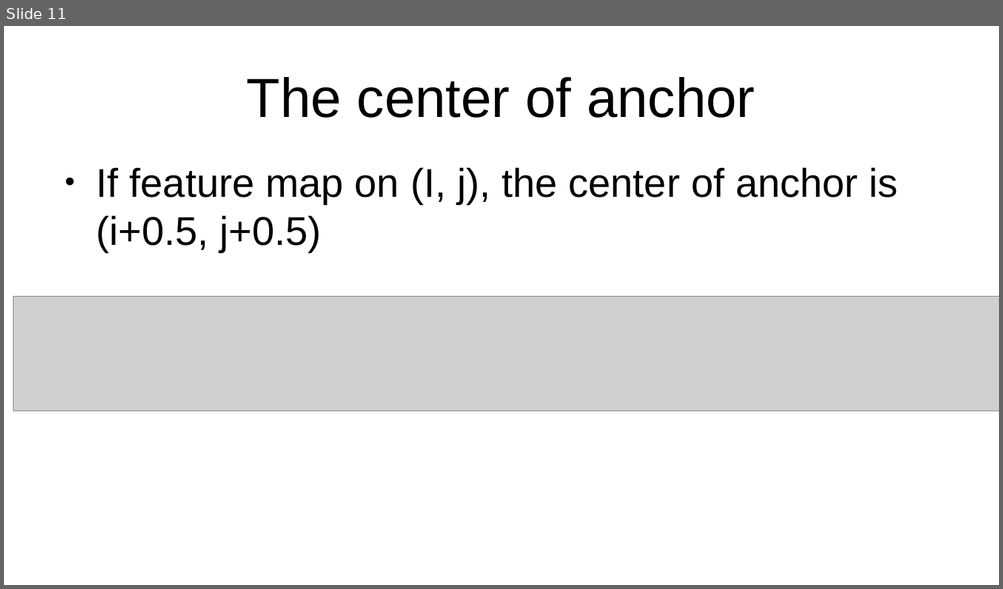
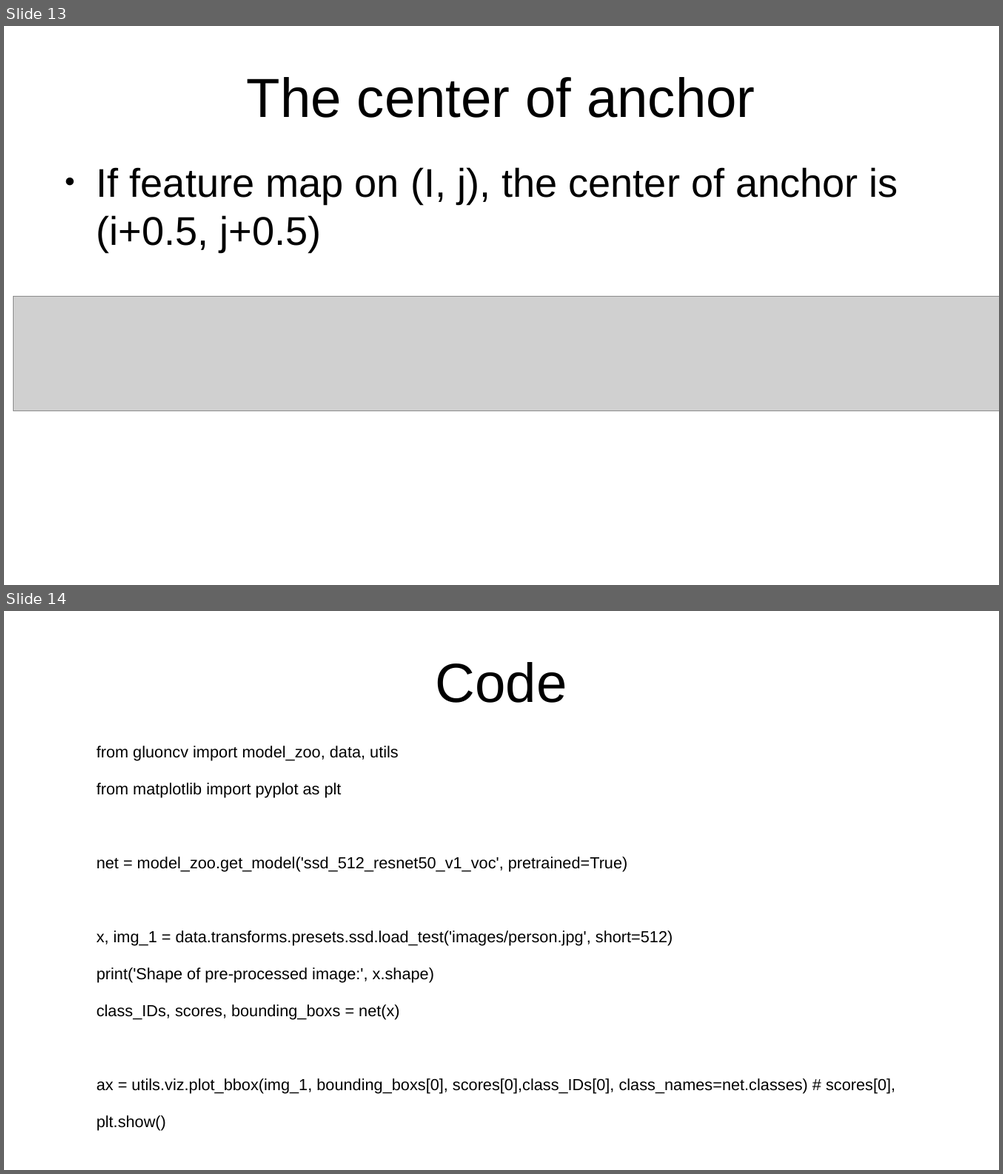
Before and after one commit to MinTimmy/MXNET, a slide deck: Final_Report/Report/Report1.odp. Shown one above the other, each under a label of ours: slide 11 before the commit, slides 13 and 14 after it. The pictures are 1003x589 and 1003x1174 pixels, drawn with LibreOffice and Linux fonts; fonts in the diff are those of the drawing; grey boxes stand for pictures. Boxes give left, top, right and bottom in pixels: in the first picture for what was removed or moved away, otherwise in the second. Text is boxed around its words. In the diff, an @@ line names an element or a change of style, - is before the commit and + after.

```diff
--- a/Final_Report/Report/Report1.odp
+++ b/Final_Report/Report/Report1.odp
@@ slide 14 added at [4, 611, 999, 1170], background #FFFFFF @@
@@ title added at [435, 662, 567, 703], 44 pt, text #000000 @@
+Code
@@ text added at [96, 746, 895, 1131], 12.8 pt, text #000000 @@
+from gluoncv import model_zoo, data, utils
+from matplotlib import pyplot as plt
+net = model_zoo.get_model('ssd_512_resnet50_v1_voc', pretrained=True)
+x, img_1 = data.transforms.presets.ssd.load_test('images/person.jpg', short=512)
+print('Shape of pre-processed image:', x.shape)
+class_IDs, scores, bounding_boxs = net(x)
+ax = utils.viz.plot_bbox(img_1, bounding_boxs[0], scores[0],class_IDs[0], class_names=net.classes) # scores[0],
+plt.show()
@@ what was slide 11 is now slide 13 @@
```
Also in this commit, not shown: 3 slides changed, 4 other slides added, 13 other files.
